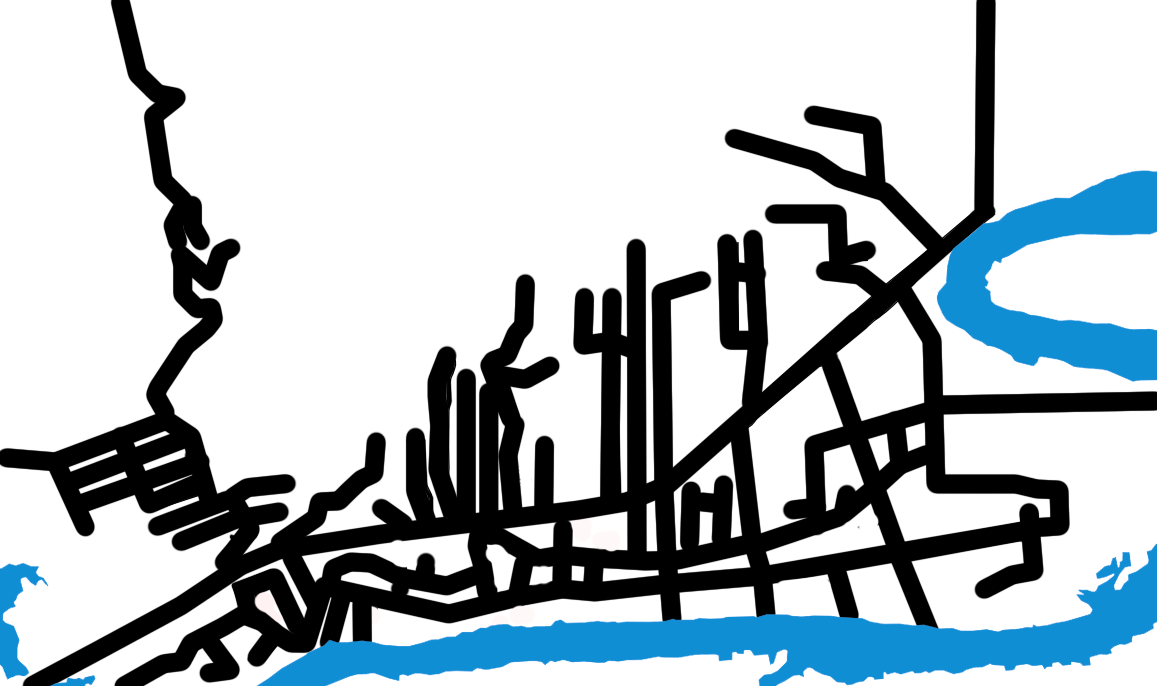
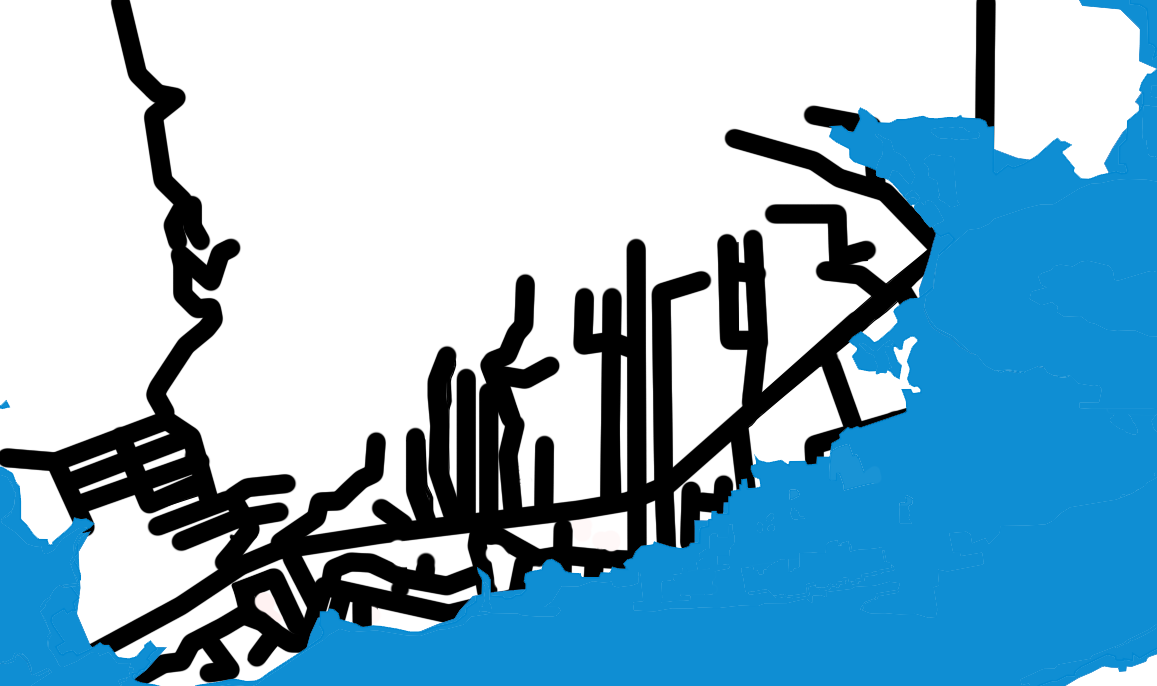
Before/after of a 1157 × 686 layered artwork. What changed in the layer stack:
showed "10.5" over [0, 179, 1157, 686]
showed "9.5" over [0, 85, 1157, 686]
showed "8.5" over [0, 184, 1157, 686]
showed "13.5" over [0, 0, 1157, 686]
showed "12,96" over [0, 0, 1157, 686]
